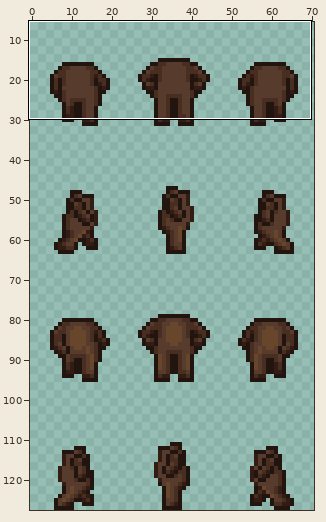
One commit to this sprite sheet: collection/cabbit-bases/sprite/parts/body/PNG/24x32/body-m-heavy-tough-black.png. The first picture is a wide view before the edit; the outline marks the close-up.
Close-up. Before the commit:
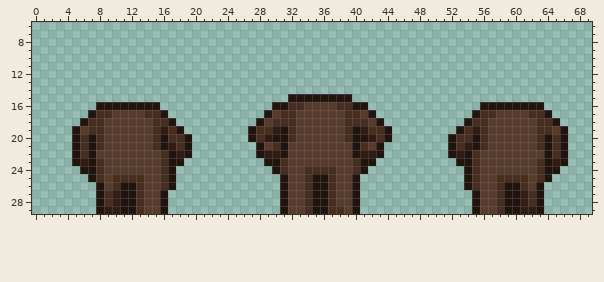
The file is 72x128 pixels. Shown: x 0..69, y 6..29. The wide view leaves out empty margins.
Once edited:
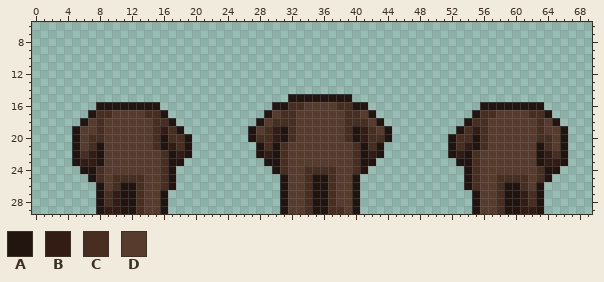
Palette (. is transparent): A #221510  B #321c14  C #472e20  D #573b2d
The author wrote: Touch up arms on body-m-heavy-tough sprites
Change:
y 18: x 7 C -> D; x 64 C -> D
y 19: x 7 C -> D; x 28 C -> D; x 43 C -> D; x 64 C -> D
y 20: x 6..7 CA -> DC; x 29..30 BA -> CB; x 41..42 AB -> BC; x 64..65 AC -> CD
y 21: x 6..8 CAC -> DCA; x 29..31 DCA -> CAC; x 40..42 ACD -> CAC; x 63..65 CAC -> ACD
y 22: x 7..8 AD -> BA; x 30..31 BA -> AC; x 40..41 AB -> CA; x 63..64 DA -> AB
y 23: x 7..8 AC -> BA; x 63..64 CA -> AB
Changed places in both close-ups, as pixel boxes (x1, y1, x2, y2):
changed: (80, 118, 104, 166)
changed: (536, 118, 560, 166)
changed: (256, 126, 288, 158)
changed: (352, 126, 384, 158)
